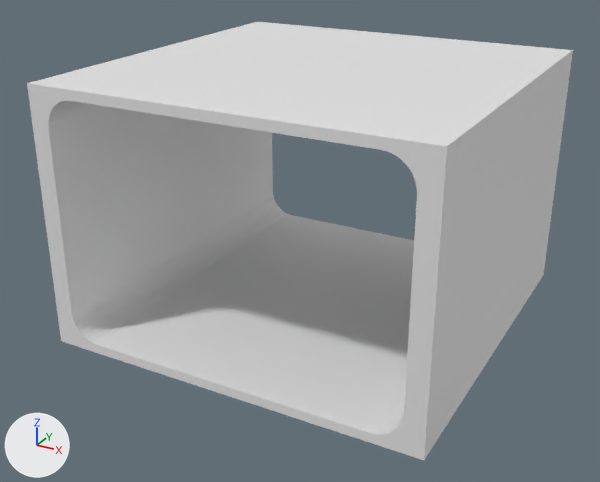
Renders of the FBX model BlenderFiles/Exports/hallwaySection.fbx from each side of a commit.
Both versions are drawn from a 50 mm camera at (1.79, -9.38, 4.43) aimed at (-2.11, -2.29, 0.88). Every picture has the same lights, and +X, +Y and +Z are marked at lower left. Where no turn or scale is listed for an object, it has been applied to the vertices.

Names of what the first picture shows: 'hallwaySection'.
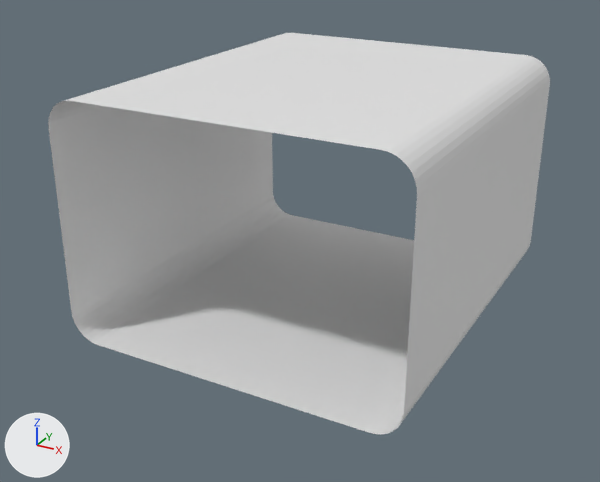
What differs and where, as boxes (x1, y1, x2, y2) in the pictures (600 x 482 px):
'hallwaySection', reshaped (8% narrower, 8% shorter)
    before: (27, 22, 573, 460)
    after: (48, 33, 550, 434)
part 1 of me_hallwaysection, deleted
    before: (27, 22, 573, 460)

The change in detail:
Material 'Wall' (mat_wall) is new.
Its base color is (0.8, 0.8, 0.8) (white #e7e7e7).
Material 'Floor' (mat_floor) is new.
Its base color is (0.8, 0.8, 0.8) (white #e7e7e7).
me_hallwaysection is used by ob_hallwaysection; location (0.0, 0.0, 0.0).
me_hallwaysection had 84 vertices, 44 faces and spanned x -4.0..0.0, y -4.0..0.0, z 0.0..2.7.
me_hallwaysection now has 76 vertices, 36 faces and spans x -3.8..-0.2, y -4.0..0.0, z 0.1..2.6.
Part 1, on me_hallwaysection:
8 vertices are removed from x -4.0..0.0, y -4.0..0.0, z 0.0..2.7.
8 faces are deleted.
me_hallwaysection now uses material mat_floor (white #e7e7e7).
me_hallwaysection now uses material mat_wall (white #e7e7e7).
